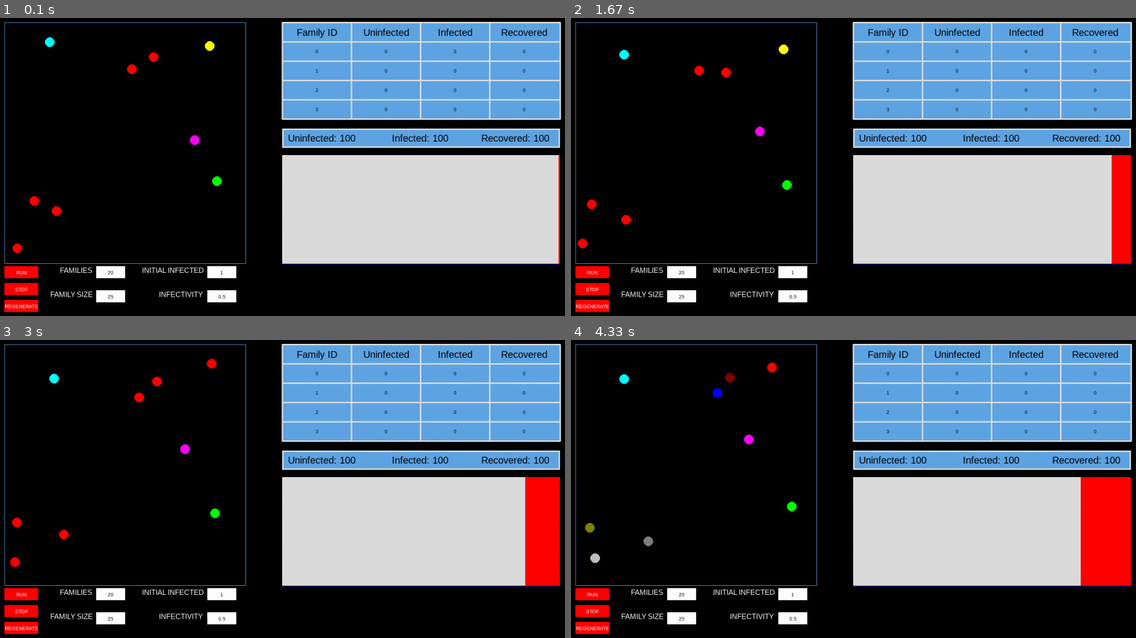
Above: before the commit, frames 1-4 (two rows, left to right).
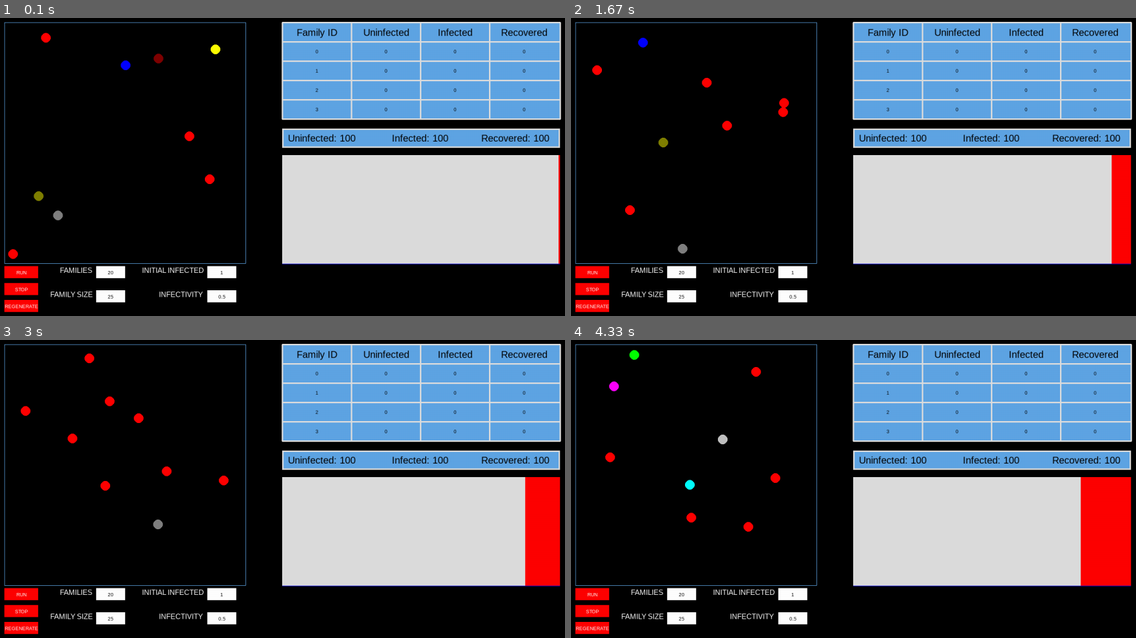
Above: after the commit, the same moments.

Repository: linyirun/EpidemicSimulator
Game: pygame game, started from main.py
Two runs of this game, one before a commit and one after it. Both use one fixed random seed, a clock stepped at 60 frames per second and the inputs below.
Inputs (mouse positions are in pixels of both pictures, inside the frame that each line leads up to):
- Up to frame 1 (0.1 s): no input
- Up to frame 2 (1.67 s): click "RUN" at 0.4 s; click (859, 184) at 0.73 s; click "1" at 1.07 s; click (1062, 274) at 1.4 s
- Up to frame 3 (3 s): click "25" at 2.23 s; click (265, 435) at 2.57 s
- Up to frame 4 (4.33 s): click "20" at 3.4 s; click (1034, 480) at 3.73 s

The runs differ from the first frame. In frame 1, 0.7% of the frame differs, in the area x 1-40%, y 4-81%; in frame 2, 0.9%; in frame 3, 0.9%, in the area x 1-41%, y 4-77%; in frame 4, 0.9%.

Commit message:
added some variables and added raymonds make move

Diff:
--- a/main.py
+++ b/main.py
@@ -33,6 +33,7 @@
 STACKED_GRAPH_LENGTH, STACKED_GRAPH_HEIGHT = 575, 225
 NODE_RADIUS = 10
 LINE_WIDTH = 1
+FPS = 24
 TITLE = 'CSC111 Project'
 
 # Pygame surface initialization
@@ -401,8 +402,8 @@
     inital_infected_b = InputButton(445, 530, 60, 25, '1', BLACK, WHITE, True,
                                     'int',
                                     (1, int(fam_pop_b.text) * int(fam_b.text)))
-
     stop_b = Button(25, 565, 70, 25, 'STOP', WHITE, RED, True)
+
 
     # Local variables
     # this button list is needed for the event tracking
@@ -419,7 +420,7 @@
     stacked_graph = StackedAreaGraph(temp_population)
     stats_table = StatsTable(num_families)
 
-    simulation = sim(num_families, 1, 5, 100, 3)
+    simulation = sim(num_families, 1, 5, 100, 3, 100, FPS, False)
     simulation.frame()
     main_graph = simulation.simu_graph
 
@@ -530,7 +531,7 @@
         #         draw_edge(nodes[i], nodes[j])
 
         py.display.flip()
-        clock.tick(24)
+        clock.tick(FPS)
 
     py.quit()
 
--- a/person_edge.py
+++ b/person_edge.py
@@ -39,29 +39,32 @@
     state: SUSCEPTIBLE | INFECTED | RECOVERED
     location: list[int, int]
     move: [int, int]
-    moving_distance: float
     speed: float
     close_contact: dict[int: Edge]
     family: dict[int: Edge]
 
     # initial location could be list of list as keeps list of moves [[0,0], [3,10]] initial should be starting point example 0,0
-    def __init__(self, x: int, y: int, moving_distance: float, family_id: int, id: int):
-        """Status: 0 for susceptable, 1 for infected and 2 for recovered."""
+    def __init__(self, x: int, y: int, speed: int, family_id: int, id: int, fps: int):
+        """Status: 0 for susceptable, 1 for infected and 2 for recovered.
+
+        Preconditions:
+        - speed >= 1
+        """
         self.state = SUSCEPTIBLE
         self.family = {}
         self.family_id = family_id
         self.location = [x, y]
-        self.moving_distance = moving_distance
+        self.speed = speed
         self.close_contact = {}
         self.infection_frame = Optional[int]
         self.id = id
-        moving_value = moving_distance / 2**0.5
+        moving_value = speed / 2**0.5
         direction = [-1, 1]
         self.move = [int(random.choice(direction)*moving_value), int(random.choice(direction)*moving_value)]
-        self.speed = 96
-        self.frames_per_second = 24
+        self.speed = speed * fps
+        self.frames_per_second = fps
 
-    def make_move(self) -> None:
+    def make_move_brownian(self) -> None:
         """Makes random moves for person in a Brownian motion by updating location"""
         x, y = self.location
         dx, dy = random.uniform(-1, 1), random.uniform(-1, 1)
@@ -84,6 +87,23 @@
         self.last_move = [dx, dy]
         self.location = [x, y]
         # self.last_move_time = time.time()
+
+    def make_move_person(self):
+        next_x = self.location[0] + self.move[0]
+        next_y = self.location[1] + self.move[1]
+        if next_x > 490:
+            self.move[0] = -self.move[0]
+            next_x = 490 - (next_x - 490)
+        if next_x < 10:
+            self.move[0] = -self.move[0]
+            next_x = 10 + (10 - next_x)
+        if next_y > 490:
+            self.move[1] = -self.move[1]
+            next_y = 490 - (next_y - 490)
+        if next_y < 10:
+            self.move[1] = -self.move[1]
+            next_y = 10 + (10 - next_y)
+        self.location[0], self.location[1] = next_x, next_y
 
     def create_close_contact_edge(self, person: Person):
         """
--- a/simulation.py
+++ b/simulation.py
@@ -6,6 +6,7 @@
 
 NODE_RADIUS = 10
 
+
 class Simulation:
     simu_graph: Graph
     close_contact_distance: int  # in pixles
@@ -13,33 +14,38 @@
     family_size: int
     frame_num: int
     infected: set
-    recover_period: int # in second
+    recover_period: int  # in second
+    brownian: bool
     id_to_family: dict[int, list[Person]]
+    fps: int
 
-    def __init__(self, num_family: int, family_size: int, speed: float, recover_period: int, initial_infected: int):
+    def __init__(self, num_family: int, family_size: int, speed: int, recover_period: int, initial_infected: int,
+                 close_contact_distance: int, fps: int, brownian: bool = False):
         """
         Initialize the simulation class
         Preconditions:
             - initial_infected <= num_family * family_size
         """
-        self.close_contact_distance = 100
         self.recover_period = recover_period
         self.simu_graph = Graph()
         self.infected = set()
         self.frame_num = 0
         self.num_family = num_family
         self.family_size = family_size
+        self.close_contact_distance = close_contact_distance
+        self.brownian = brownian
+        self.fps = fps
         self.id_to_family = {}
 
         person_id = 0
-        for i in range(1, num_family+1):
+        for i in range(1, num_family + 1):
             added = []
             # Create a clique between this family, and add each person in the family to the suspectible
             # set in the graph
             for _ in range(family_size):
                 x = random.randint(NODE_RADIUS, 500 - NODE_RADIUS)
                 y = random.randint(NODE_RADIUS, 500 - NODE_RADIUS)
-                person = Person(x, y, speed, i, person_id)
+                person = Person(x, y, speed, i, person_id, fps)
                 person_id += 1
                 for one in added:
                     self.simu_graph.build_family_edge(one, person)
@@ -58,10 +64,13 @@
     def frame(self):
         self.frame_num += 1
         if self.simu_graph.infected != set():
-            #move
+            # move
             for person in self.simu_graph.infected | self.simu_graph.susceptible | self.simu_graph.recovered:
-                person.make_move()
-            #infect
+                if self.brownian:
+                    person.make_move_brownian()
+                else:
+                    person.make_move_person()
+            # infect
             # has_none = False
             for person in self.infected:
                 # print(self.simu_graph.make_infection(self.close_contact_distance))
